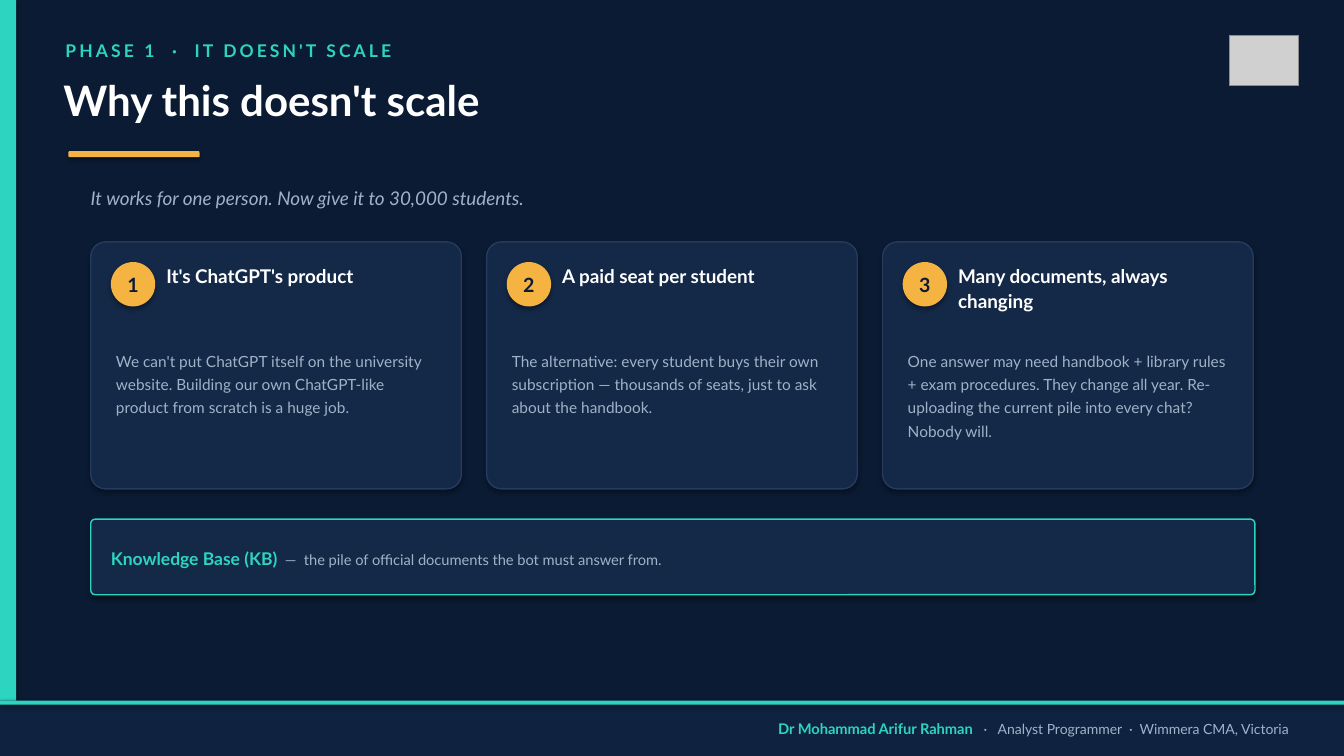
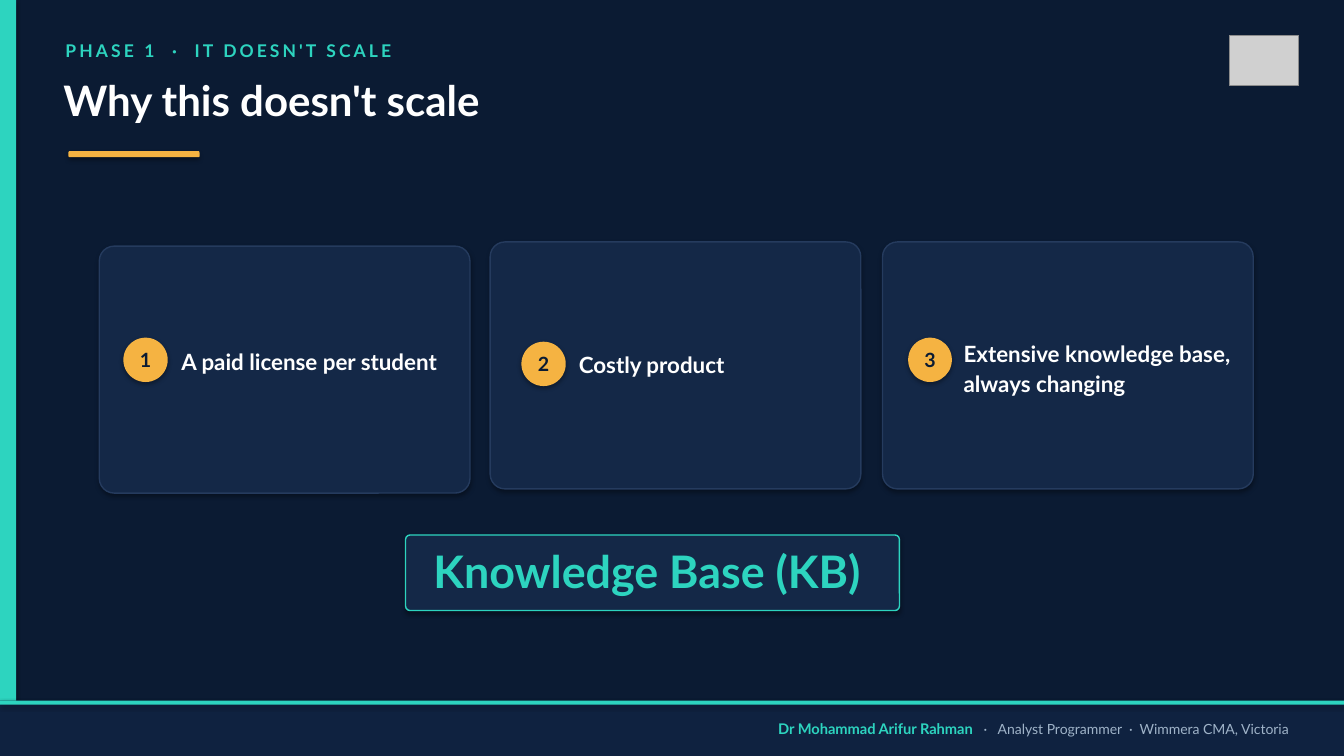
Before and after one commit to arifwcma/induction, a slide deck: slide 3 of lecture/deck.pptx. Drawn at 1344x756 pixels with LibreOffice and Linux fonts; fonts in the diff are those of the drawing; grey boxes stand for pictures. Boxes give left, top, right and bottom in pixels: in the first picture for what was removed or moved away, otherwise in the second. Text is boxed around its words. In the diff, an @@ line names an element or a change of style, - is before the commit and + after.

```diff
--- a/lecture/deck.pptx
+++ b/lecture/deck.pptx
@@ text removed at [91,191,524,209] @@
-It works for one person. Now give it to 30,000 students.
@@ rounded rectangle: place and size @@
-rounded rectangle at [487,242,858,489]
+rounded rectangle at [99,246,470,493]
@@ rounded rectangle: place and size @@
-rounded rectangle at [91,242,462,489]
+rounded rectangle at [490,242,861,489]
@@ text removed at [116,355,421,416] @@
-We can't put ChatGPT itself on the university website. Building our own ChatGPT-like product from scratch is a huge job.
@@ ellipse "1": place and size @@
-ellipse "1" at [111,262,155,307]
+ellipse "1" at [123,338,167,382]
@@ text at [181,353,437,374]: text changed; size 13.5 to 16 pt @@
-A paid seat per student
+A paid license per student
@@ text removed at [512,355,818,413] @@
-The alternative: every student buys their own subscription — thousands of seats, just to ask about the handbook.
@@ ellipse "2": place and size @@
-ellipse "2" at [507,262,552,307]
+ellipse "2" at [521,342,566,386]
@@ text at [579,356,724,377]: text changed; size 13.5 to 16 pt @@
-It's ChatGPT's product
+Costly product
@@ ellipse "3": place and size @@
-ellipse "3" at [903,262,948,307]
+ellipse "3" at [908,338,952,382]
@@ text removed at [908,355,1226,440] @@
-One answer may need handbook + library rules + exam procedures. They change all year. Re-uploading the current pile into every chat? Nobody will.
@@ text at [964,345,1230,396]: text changed; size 13.5 to 16 pt @@
-Many documents, always changing
+Extensive knowledge base, always changing
@@ rounded rectangle: place and size @@
-rounded rectangle at [91,519,1255,595]
+rounded rectangle at [405,535,899,611]
@@ text at [433,553,861,596]: text changed; size 10.5 to 32 pt; text colour #9FB3C8 to #2DD4BF; bold on @@
-Knowledge Base (KB) — the pile of official documents the bot must answer from.
+Knowledge Base (KB)
```
Also in this commit, not shown: 14 other slides changed, 1 slide added, 1 other file.
